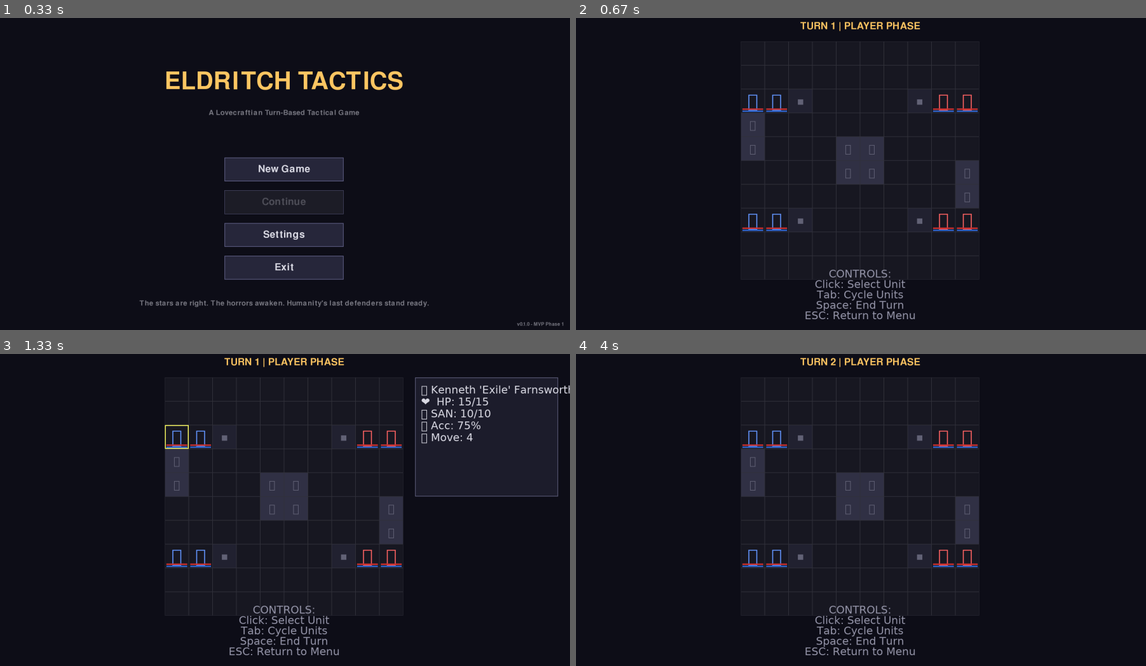
Above: before the commit, frames 1-4 (two rows, left to right).
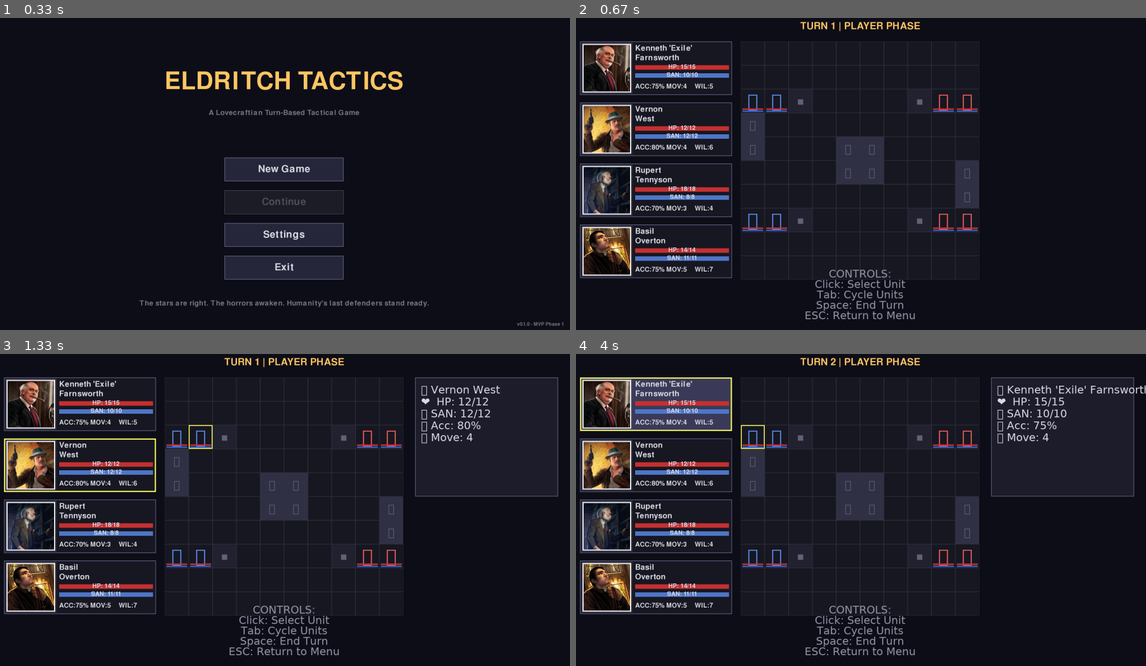
Above: after the commit, the same moments.

Repository: Dombrovo/pygame_tactics_test
Game: pygame game, started from main.py
Same seed, same stepped clock (60 frames per second), same inputs: the game is played once before the commit and once after it.
Inputs (mouse positions are in pixels of both pictures, inside the frame that each line leads up to):
- Up to frame 1 (0.33 s): no input
- Up to frame 2 (0.67 s): click (861, 170) at 0.38 s
- Up to frame 3 (1.33 s): press the mouse at (79, 403) at 0.7 s; move the mouse to (85, 419) at 0.8 s; release the mouse at (91, 432) at 0.93 s; hold Tab from 1 s (still down)
- Up to frame 4 (4 s): release Tab at 1.47 s; click (781, 441) at 1.55 s; press the mouse at (655, 466) at 1.87 s; move the mouse to (650, 481) at 1.97 s; release the mouse at (644, 500) at 2.1 s; click (1071, 572) at 2.22 s; press the mouse at (655, 525) at 2.53 s; move the mouse to (747, 456) at 2.63 s; release the mouse at (832, 388) at 2.77 s; click (650, 475) at 2.88 s; tap Space at 3.17 s; press the mouse at (655, 466) at 3.53 s; move the mouse to (701, 494) at 3.63 s; release the mouse at (741, 522) at 3.77 s; click (729, 391) at 3.88 s

Frame 1 is identical in both runs. In frame 2, 8.3% of the frame differs, in the area x 0-28%, y 7-84%; in frame 3, 9.0%; in frame 4, 12%, in the area x 0-100%, y 7-84%.

Commit message:
split out documentation. add side panel with investigators and images.

Diff:
--- a/combat/battle_screen.py
+++ b/combat/battle_screen.py
@@ -12,6 +12,7 @@
 from entities.unit import Unit
 from entities.investigator import Investigator, create_test_squad
 from entities.enemy import Enemy, create_test_enemies
+from ui.ui_elements import InvestigatorTile
 
 
 class BattleScreen:
@@ -118,6 +119,36 @@
             # Replace cover emoji (⬛, ▪️) with ASCII (##, ::)
             self._use_text_cover_symbols()
 
+        # ====================================================================
+        # Investigator Tiles Panel (Left Side)
+        # ====================================================================
+        # Create UI tiles for each investigator, displayed vertically on left
+        # Each tile shows: portrait, name, HP bar, sanity bar, stats
+        # Tiles are clickable for selection
+        self.investigator_tiles: List[InvestigatorTile] = []
+
+        # Panel layout (left side of screen)
+        # Tiles increased by 50% and spacing widened to use full vertical space
+        tile_panel_x = 20  # 20px from left edge
+        tile_panel_y = self.grid_offset_y  # Align with grid top
+        tile_width = 510   # 50% larger (340 * 1.5)
+        tile_height = 180  # 50% larger (120 * 1.5)
+        tile_spacing = 25  # Widened gap (distributes 4 tiles across ~800px vertical space)
+
+        # Create one tile for each investigator
+        for i, investigator in enumerate(self.player_units):
+            tile_y = tile_panel_y + (i * (tile_height + tile_spacing))
+
+            tile = InvestigatorTile(
+                x=tile_panel_x,
+                y=tile_y,
+                width=tile_width,
+                height=tile_height,
+                investigator=investigator,
+                on_click=self._on_investigator_tile_click
+            )
+            self.investigator_tiles.append(tile)
+
     def _use_text_symbols(self):
         """
         Replace emoji symbols with ASCII text symbols.
@@ -231,8 +262,16 @@
                 elif event.key == pygame.K_TAB:
                     self._cycle_unit_selection()
 
+            # Handle investigator tile events (must be before grid clicks)
+            # This allows clicking on tiles to select investigators
+            for tile in self.investigator_tiles:
+                if tile.handle_event(event):
+                    # Tile was clicked, event consumed
+                    # Selection is handled in _on_investigator_tile_click callback
+                    continue
+
             # Mouse events
-            elif event.type == pygame.MOUSEBUTTONDOWN:
+            if event.type == pygame.MOUSEBUTTONDOWN:
                 if event.button == 1:  # Left click
                     self._handle_left_click(event.pos)
 
@@ -276,7 +315,39 @@
             # (Can't select enemies or units during enemy phase)
             if self.current_phase == "player_turn" and unit.team == "player":
                 self.selected_unit = unit
+                self._update_tile_selection()
                 print(f"Selected: {unit.name}")
+
+    def _on_investigator_tile_click(self, investigator: Investigator):
+        """
+        Callback when an investigator tile is clicked.
+
+        This is called by InvestigatorTile when the user clicks on it.
+
+        Args:
+            investigator: The investigator whose tile was clicked
+        """
+        # Only allow selection during player turn
+        if self.current_phase != "player_turn":
+            return
+
+        # Select the investigator
+        self.selected_unit = investigator
+        self._update_tile_selection()
+        print(f"Selected: {investigator.name}")
+
+    def _update_tile_selection(self):
+        """
+        Update visual selection state of all investigator tiles.
+
+        Called when selection changes (either from tile click or grid click).
+        Ensures only the selected investigator's tile shows as selected.
+        """
+        for tile in self.investigator_tiles:
+            if tile.investigator == self.selected_unit:
+                tile.set_selected(True)
+            else:
+                tile.set_selected(False)
 
     def _pixel_to_grid(self, pixel_pos: Tuple[int, int]) -> Tuple[Optional[int], Optional[int]]:
         """
@@ -399,6 +470,9 @@
             # No unit selected, or selected unit is incapacitated
             # Select first active unit
             self.selected_unit = active_units[0]
+
+        # Update tile selection to match
+        self._update_tile_selection()
 
         print(f"Selected: {self.selected_unit.name}")
 
@@ -471,6 +545,10 @@
         # Get mouse position for hover effects
         self.mouse_pos = pygame.mouse.get_pos()
 
+        # Update investigator tiles (hover effects)
+        for tile in self.investigator_tiles:
+            tile.update(self.mouse_pos)
+
     def _check_win_lose(self):
         """
         Check if battle is won or lost.
@@ -518,6 +596,10 @@
 
         # Draw UI header
         self._draw_header()
+
+        # Draw investigator tiles panel (left side)
+        for tile in self.investigator_tiles:
+            tile.draw(self.screen)
 
         # Draw grid
         self._draw_grid()
--- a/ui/ui_elements.py
+++ b/ui/ui_elements.py
@@ -646,3 +646,314 @@
                 text_surface = font.render(option_text, True, config.COLOR_TEXT)
                 text_rect = text_surface.get_rect(center=rect.center)
                 screen.blit(text_surface, text_rect)
+
+
+class InvestigatorTile:
+    """
+    UI tile for displaying investigator stats in battle.
+
+    Shows:
+    - Portrait or symbol
+    - Name
+    - Health bar
+    - Sanity bar
+    - Key stats (accuracy, movement, will)
+    - Selection indicator (yellow border when selected)
+
+    Clickable to select the investigator.
+    """
+
+    def __init__(
+        self,
+        x: int,
+        y: int,
+        width: int,
+        height: int,
+        investigator,
+        on_click: Optional[Callable] = None
+    ):
+        """
+        Initialize an investigator tile.
+
+        Args:
+            x, y: Top-left position
+            width: Tile width
+            height: Tile height
+            investigator: Reference to Investigator object
+            on_click: Callback when tile is clicked
+        """
+        self.rect = pygame.Rect(x, y, width, height)
+        self.investigator = investigator
+        self.on_click = on_click
+
+        # Visual state
+        self.is_hovered = False
+        self.is_selected = False
+
+        # Portrait area (left side of tile)
+        portrait_size = min(width // 3, height - 10)
+        self.portrait_rect = pygame.Rect(
+            x + 5,
+            y + 5,
+            portrait_size,
+            portrait_size
+        )
+
+        # Portrait image (will try to load from investigator.image_path)
+        self.portrait_image = None
+        if hasattr(investigator, 'image_path') and investigator.image_path:
+            try:
+                # Try to load the portrait image
+                from pathlib import Path
+                image_path = Path(investigator.image_path)
+                if image_path.exists():
+                    self.portrait_image = pygame.image.load(str(image_path))
+                    # Scale to fit portrait area
+                    self.portrait_image = pygame.transform.scale(
+                        self.portrait_image,
+                        (portrait_size, portrait_size)
+                    )
+            except Exception as e:
+                print(f"Failed to load portrait for {investigator.name}: {e}")
+                self.portrait_image = None
+
+        # Stats area (right side of tile)
+        self.stats_x = x + portrait_size + 15
+        self.stats_y = y + 10
+
+        # Bar dimensions
+        self.bar_width = width - portrait_size - 25
+        self.bar_height = 12
+
+    def update(self, mouse_pos: Tuple[int, int]) -> None:
+        """Update hover state based on mouse position."""
+        self.is_hovered = self.rect.collidepoint(mouse_pos)
+
+    def handle_event(self, event: pygame.event.Event) -> bool:
+        """
+        Handle mouse clicks on the tile.
+
+        Returns:
+            True if tile was clicked, False otherwise
+        """
+        if event.type == pygame.MOUSEBUTTONDOWN and event.button == 1:
+            if self.is_hovered:
+                # Execute callback if provided
+                if self.on_click:
+                    self.on_click(self.investigator)
+                return True
+        return False
+
+    def set_selected(self, selected: bool) -> None:
+        """Set the selection state of this tile."""
+        self.is_selected = selected
+
+    def draw(self, screen: pygame.Surface) -> None:
+        """
+        Draw the investigator tile.
+
+        Shows portrait, name, health/sanity bars, and stats.
+        """
+        # Background color (darker if incapacitated)
+        if self.investigator.is_incapacitated:
+            bg_color = (20, 20, 25)
+        elif self.is_hovered:
+            bg_color = config.COLOR_MENU_BUTTON_HOVER
+        else:
+            bg_color = config.COLOR_UI_BG
+
+        # Draw background
+        pygame.draw.rect(screen, bg_color, self.rect)
+
+        # Draw border (yellow if selected, red if incapacitated, normal otherwise)
+        if self.is_selected:
+            border_color = config.COLOR_SELECTED
+            border_width = 4
+        elif self.investigator.is_incapacitated:
+            border_color = (100, 30, 30)  # Dark red
+            border_width = 2
+        else:
+            border_color = config.COLOR_MENU_BORDER
+            border_width = 2
+
+        pygame.draw.rect(screen, border_color, self.rect, border_width)
+
+        # Draw portrait or symbol
+        if self.portrait_image:
+            # Draw the loaded portrait image
+            screen.blit(self.portrait_image, self.portrait_rect)
+            # Draw border around portrait
+            pygame.draw.rect(screen, config.COLOR_MENU_BORDER, self.portrait_rect, 1)
+        else:
+            # Draw symbol as fallback
+            # Fill portrait area with dark background
+            pygame.draw.rect(screen, (30, 30, 40), self.portrait_rect)
+            pygame.draw.rect(screen, config.COLOR_MENU_BORDER, self.portrait_rect, 1)
+
+            # Draw emoji symbol centered
+            symbol_font = pygame.font.Font(None, 48)
+            symbol_surface = symbol_font.render(
+                self.investigator.symbol,
+                True,
+                config.COLOR_PLAYER
+            )
+            symbol_rect = symbol_surface.get_rect(center=self.portrait_rect.center)
+            screen.blit(symbol_surface, symbol_rect)
+
+        # Draw name split over two lines (larger font for bigger tiles)
+        # Line 1: First name + nickname (if present)
+        # Line 2: Last name
+        name_font = pygame.font.Font(None, 38)  # Slightly smaller to fit 2 lines
+        name_color = config.COLOR_TEXT_DIM if self.investigator.is_incapacitated else config.COLOR_TEXT
+
+        # Parse name into first name (+ nickname) and last name
+        # Format can be "First Last" or "First 'Nick' Last"
+        full_name = self.investigator.name
+        name_parts = full_name.split()
+
+        # Check if there's a nickname (indicated by quotes)
+        has_nickname = any("'" in part for part in name_parts)
+
+        if has_nickname:
+            # Find the last name (everything after the closing quote)
+            # Example: "Arthur 'Bones' Blackwood" -> ["Arthur", "'Bones'", "Blackwood"]
+            quote_end_idx = None
+            for i, part in enumerate(name_parts):
+                if part.endswith("'"):
+                    quote_end_idx = i
+                    break
+
+            if quote_end_idx is not None and quote_end_idx + 1 < len(name_parts):
+                # Line 1: First name + nickname
+                first_line = " ".join(name_parts[:quote_end_idx + 1])
+                # Line 2: Last name (everything after nickname)
+                second_line = " ".join(name_parts[quote_end_idx + 1:])
+            else:
+                # Fallback: just split in half
+                mid = len(name_parts) // 2
+                first_line = " ".join(name_parts[:mid])
+                second_line = " ".join(name_parts[mid:])
+        else:
+            # No nickname: "First Last" or "First Middle Last"
+            if len(name_parts) >= 2:
+                # First name on line 1, last name on line 2
+                first_line = " ".join(name_parts[:-1])  # Everything except last word
+                second_line = name_parts[-1]  # Last word
+            else:
+                # Single word name (shouldn't happen, but handle it)
+                first_line = full_name
+                second_line = ""
+
+        # Draw first line (first name + optional nickname)
+        first_line_surface = name_font.render(first_line, True, name_color)
+        screen.blit(first_line_surface, (self.stats_x, self.stats_y))
+
+        # Draw second line (last name) slightly below
+        if second_line:
+            second_line_surface = name_font.render(second_line, True, name_color)
+            screen.blit(second_line_surface, (self.stats_x, self.stats_y + 32))  # 32px below first line
+
+        # Draw health bar (larger bars for bigger tiles)
+        # Adjusted to account for two-line name
+        hp_y = self.stats_y + 70  # More spacing to fit 2 lines of text (was 50)
+        # Bar dimensions will be larger due to increased tile size
+        self._draw_resource_bar(
+            screen,
+            self.stats_x,
+            hp_y,
+            self.bar_width,
+            int(self.bar_height * 1.3),  # Slightly taller bars
+            self.investigator.current_health,
+            self.investigator.max_health,
+            (200, 50, 50),  # Red
+            "HP"
+        )
+
+        # Draw sanity bar
+        san_y = hp_y + int(self.bar_height * 1.3) + 12  # More spacing (was 8)
+        self._draw_resource_bar(
+            screen,
+            self.stats_x,
+            san_y,
+            self.bar_width,
+            int(self.bar_height * 1.3),  # Slightly taller bars
+            self.investigator.current_sanity,
+            self.investigator.max_sanity,
+            (80, 120, 200),  # Blue
+            "SAN"
+        )
+
+        # Draw compact stats (accuracy, movement, will) with larger font
+        stats_y = san_y + int(self.bar_height * 1.3) + 18  # More spacing (was 12)
+        stat_font = pygame.font.Font(None, 32)  # Increased from 24
+
+        # Accuracy
+        acc_text = f"ACC:{self.investigator.accuracy}%"
+        acc_color = config.COLOR_TEXT_DIM if self.investigator.is_incapacitated else config.COLOR_TEXT
+        acc_surface = stat_font.render(acc_text, True, acc_color)
+        screen.blit(acc_surface, (self.stats_x, stats_y))
+
+        # Movement (more spacing for larger tiles)
+        move_text = f"MOV:{self.investigator.movement_range}"
+        move_surface = stat_font.render(move_text, True, acc_color)
+        screen.blit(move_surface, (self.stats_x + 105, stats_y))  # Increased from 75
+
+        # Will
+        will_text = f"WIL:{self.investigator.will}"
+        will_surface = stat_font.render(will_text, True, acc_color)
+        screen.blit(will_surface, (self.stats_x + 200, stats_y))  # Increased from 140
+
+        # Draw incapacitated warning if needed (larger font)
+        if self.investigator.is_incapacitated:
+            warning_font = pygame.font.Font(None, 38)  # Increased from 28
+            warning_surface = warning_font.render(
+                "INCAPACITATED",
+                True,
+                (200, 50, 50)
+            )
+            warning_rect = warning_surface.get_rect(
+                center=(self.rect.centerx, self.rect.bottom - 20)  # More margin
+            )
+            screen.blit(warning_surface, warning_rect)
+
+    def _draw_resource_bar(
+        self,
+        screen: pygame.Surface,
+        x: int,
+        y: int,
+        width: int,
+        height: int,
+        current: int,
+        maximum: int,
+        bar_color: Tuple[int, int, int],
+        label: str
+    ) -> None:
+        """
+        Draw a resource bar (health or sanity).
+
+        Args:
+            screen: Surface to draw on
+            x, y: Top-left position
+            width, height: Bar dimensions
+            current: Current value
+            maximum: Maximum value
+            bar_color: RGB color for filled portion
+            label: Text label (e.g., "HP", "SAN")
+        """
+        # Background (empty bar)
+        bg_rect = pygame.Rect(x, y, width, height)
+        pygame.draw.rect(screen, (40, 40, 50), bg_rect)
+        pygame.draw.rect(screen, (80, 80, 90), bg_rect, 1)
+
+        # Filled portion (current value)
+        if maximum > 0:
+            fill_width = int((current / maximum) * width)
+            fill_rect = pygame.Rect(x, y, fill_width, height)
+            pygame.draw.rect(screen, bar_color, fill_rect)
+
+        # Draw text (e.g., "HP: 12/15") with larger font for bigger tiles
+        text_font = pygame.font.Font(None, 30)  # Increased from 22
+        text = f"{label}: {current}/{maximum}"
+        text_surface = text_font.render(text, True, config.COLOR_TEXT)
+        text_rect = text_surface.get_rect(center=(x + width // 2, y + height // 2))
+        screen.blit(text_surface, text_rect)
Not shown, added: CONTRIBUTING.md
Not shown, changed: Claude.md
Not shown, added: PLAN.md
Not shown, changed: docs/doc_index.md
Not shown, added: docs/session_archive.md
